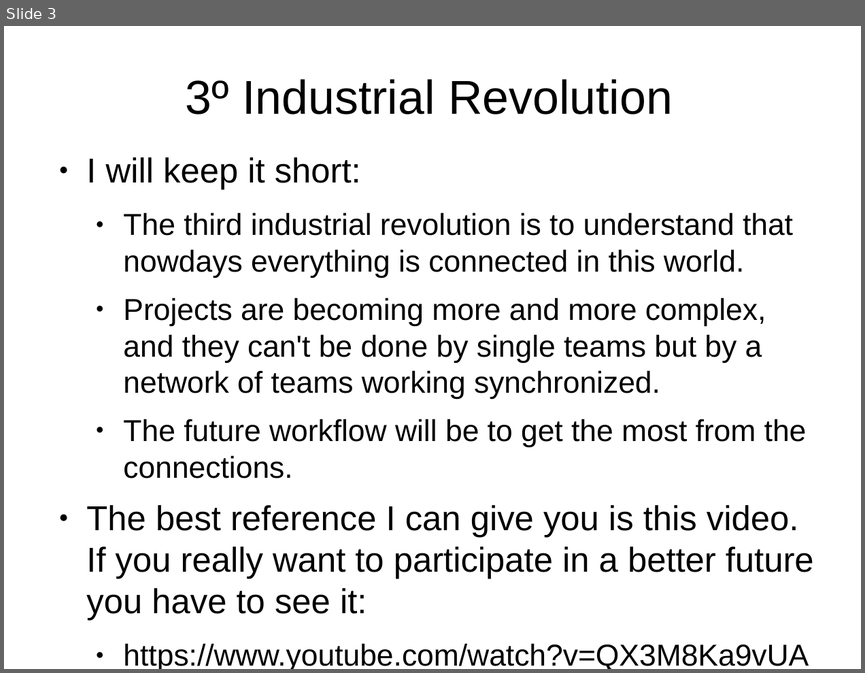
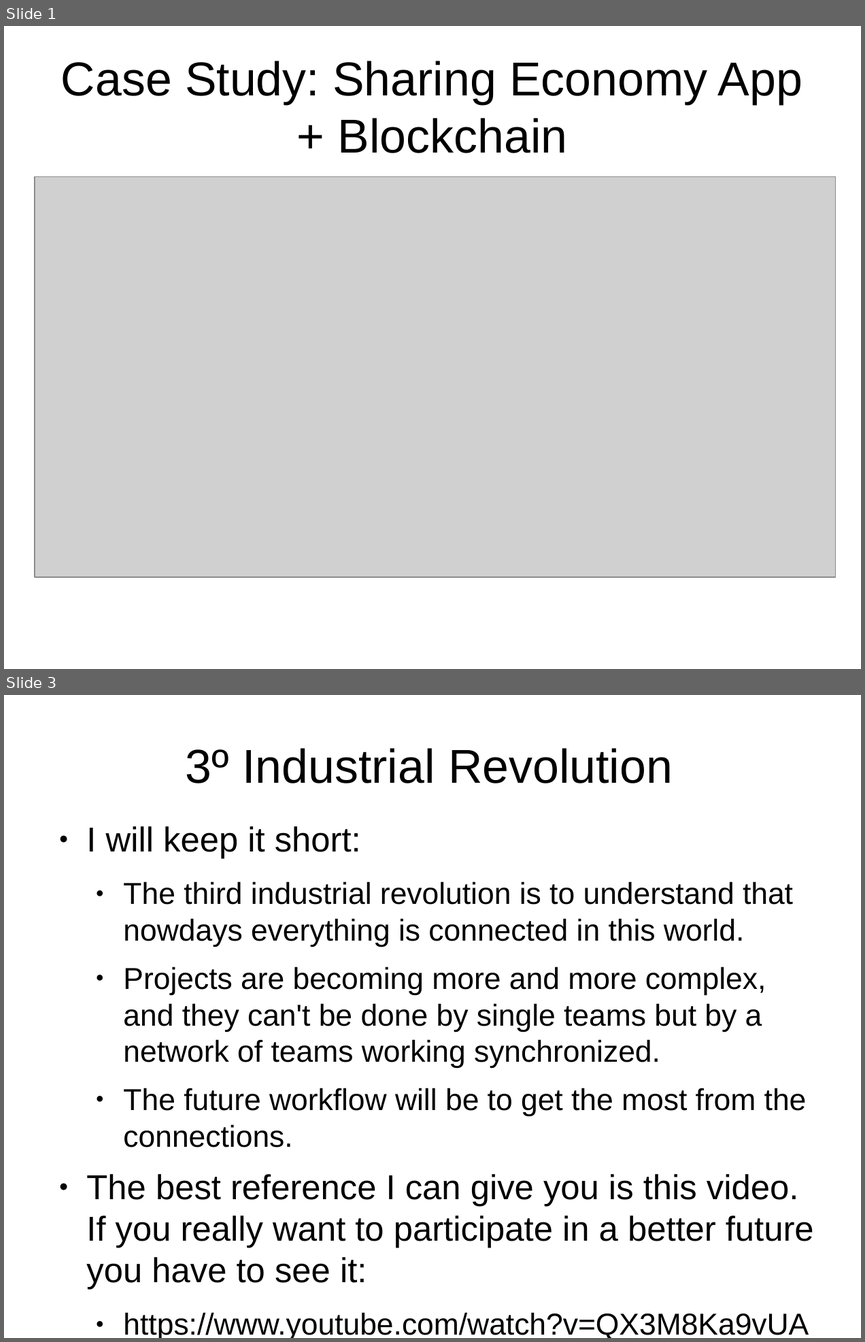
Before and after one commit to EstebanGameDevelopment/YourSharingEconomyApp, a slide deck: TUTORIAL.odp. Shown one above the other, each under a label of ours: slide 3 before the commit, slides 1 and 3 after it; the slides between them are not shown. The pictures are 865x673 and 865x1342 pixels, drawn with LibreOffice and Linux fonts; fonts in the diff are those of the drawing; grey boxes stand for pictures. Boxes give left, top, right and bottom in pixels: in the first picture for what was removed or moved away, otherwise in the second. Text is boxed around its words. In the diff, an @@ line names an element or a change of style, - is before the commit and + after.

Commit message:
Presentations updated. Included Blockchain for Sharing Economy App.

```diff
--- a/TUTORIAL.odp
+++ b/TUTORIAL.odp
@@ slide 1 added at (x1=4, y1=26, x2=861, y2=669), background #FFFFFF @@
@@ title added at (x1=61, y1=61, x2=802, y2=153), 44 pt, text #000000 @@
+Case Study: Sharing Economy App + Blockchain
@@ picture added at (x1=35, y1=177, x2=835, y2=577) @@
```
Also in this commit, not shown: 7 slides changed, 3 other slides added, 2 slides removed, 3 other files.
